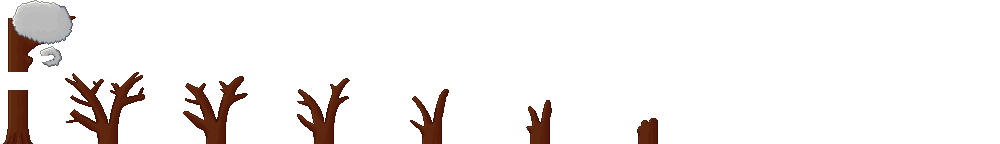
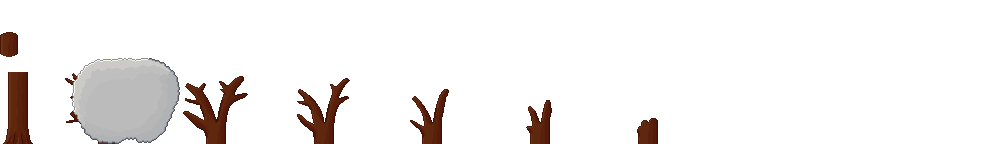
Revision of a layered 1000px x 144px image; what changed, layer by layer:
hid "Layer 4" over (x1=12, y1=0, x2=73, y2=67)
showed "Layer 6" over (x1=72, y1=58, x2=180, y2=144)
painted on "Layer 0" over (x1=0, y1=9, x2=76, y2=90)
